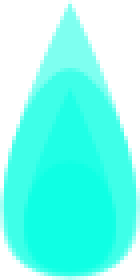
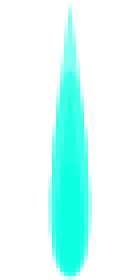
The second w=140, h=280 image is a revision of the first. Changes to its layers:
painted on "attack" over (0, 0, 140, 280)
painted on "set" over (0, 68, 140, 280)
